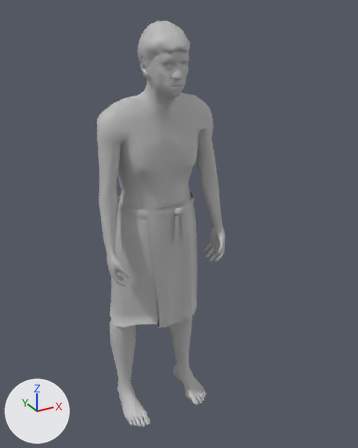
What one commit did to the glTF model models/figur_idu.glb.
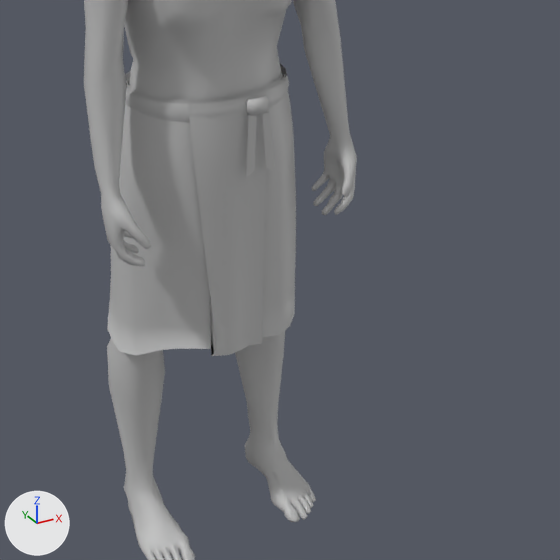
Old and new are each drawn whole from a 50 mm camera at (-0.822, -1.722, 1.731) aimed at (0.081, -0.08, 0.911) and again close up on the part from 17% to 89% of the width and 36% to 94% of the height. Arrows for +X, +Y and +Z are at lower left; the lights stay in place. The last two pictures show the newer version. Vertices at exactly the same position are counted once.

Script lines for the objects in view, before the commit:
```python
me_idu = bpy.data.meshes.new('Idu')
me_idu.from_pydata(...)  # 4738 vertices, 9000 faces; spans x -0.26..0.26, y -0.24..0.16, z 0.0..1.69
me_idu.materials.append(mat_defaultmaterial)
ob_idu = bpy.data.objects.new('Idu', me_idu)
ob_idu.location = (0.0, 0.0, 0.0)
```
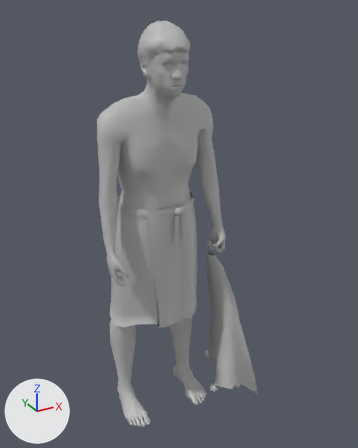
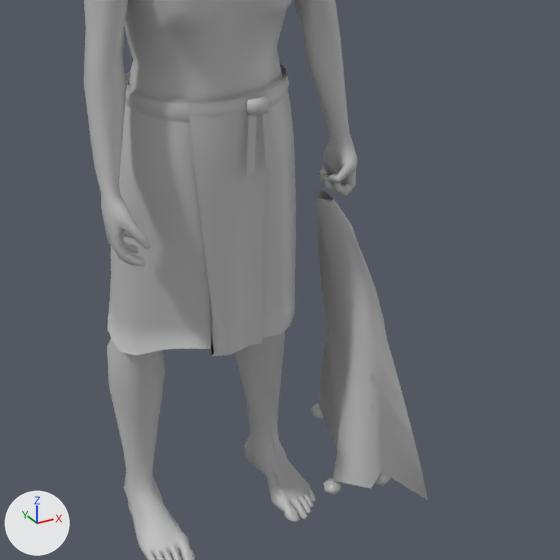
Changed parts and their boxes [x1, y1, x2, y2] in the close-ups (560 x 560 px; the box of a moved part takes in the faces that stretch with it):
'Idu', reshaped: before [84, 0, 357, 560]; after [84, 0, 428, 560]
part 1 of me_idu, added: after [311, 404, 323, 419]
part 2 of me_idu, added: after [324, 477, 341, 495]
part 3 of me_idu, added: after [375, 471, 390, 486]
part 4 of me_idu, moved or reshaped: before [135, 62, 356, 560]; after [173, 62, 428, 553]

The change, as a diff of the scene's bpy script:
```diff
--- a/models/figur_idu.glb.py
+++ b/models/figur_idu.glb.py
@@ me_idu @@
 # used by ob_idu; location = (0.0, 0.0, 0.0)
-me_idu.from_pydata(...)  # 4738 vertices, 9000 faces; spans x -0.26..0.26, y -0.24..0.16, z 0.0..1.69
+me_idu.from_pydata(...)  # 4754 vertices, 9000 faces; spans x -0.26..0.36, y -0.35..0.16, z 0.0..1.69
+# me_idu part 1: a new loose piece, an icosphere of 20 faces spanning x 0.253..0.293, y -0.048..-0.011, z 0.132..0.162, in mat_defaultmaterial
+# me_idu part 2: a new loose piece, an icosphere of 20 faces spanning x 0.171..0.211, y -0.237..-0.2, z 0.095..0.126, in mat_defaultmaterial
+# me_idu part 3: a new loose piece, an icosphere of 20 faces spanning x 0.253..0.293, y -0.298..-0.261, z 0.132..0.162, in mat_defaultmaterial
+# me_idu part 4: 40 vertices moved from x -0.19..0.25, y -0.21..-0.1, z 0.0..0.85 to x -0.19..0.25, y -0.18..-0.1, z 0.0..0.85; 196 vertices removed from x -0.2..0.26, y -0.21..0.07, z 0.0..0.9; 259 vertices added at x -0.19..0.36, y -0.35..0.06, z 0.0..0.91
+# other edits to the shape of me_idu do not show in these pictures
 me_idu.materials.append(mat_defaultmaterial)
```
